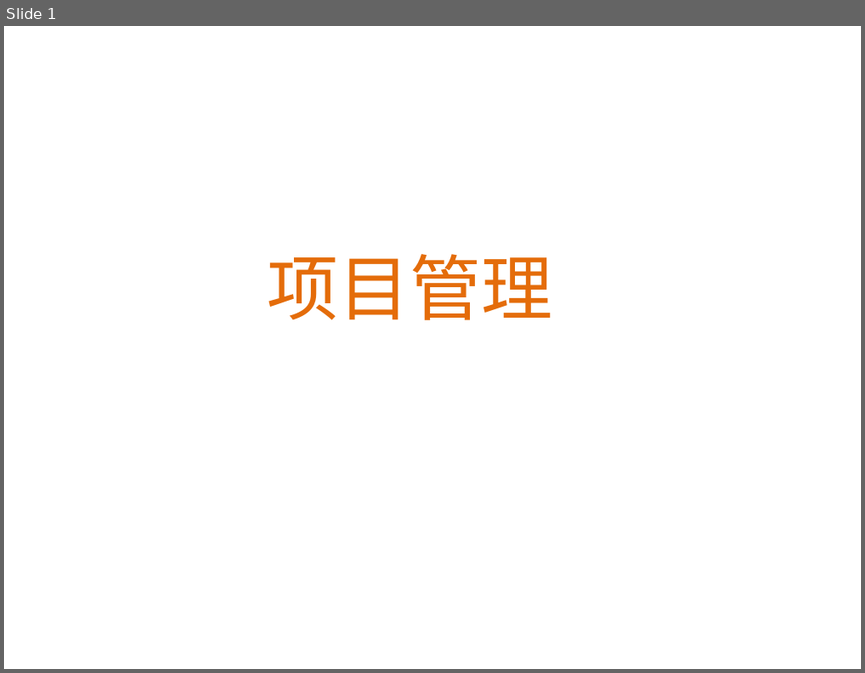
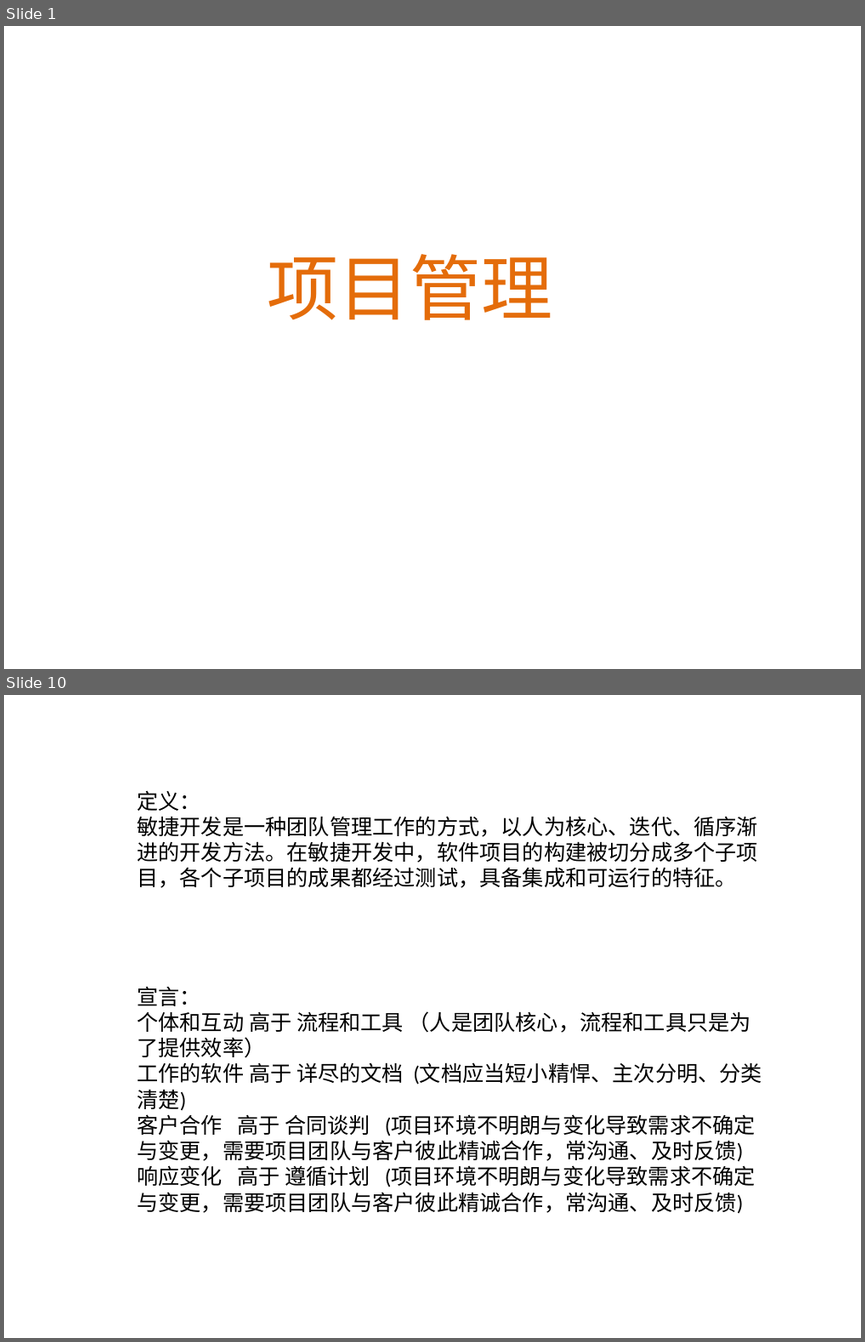
Before and after one commit to itwyhuaing/ProjectM, a slide deck: HaiNaBian_PM知识分享/201812/PM.pptx. Shown one above the other, each under a label of ours: slide 1 before the commit, slides 1 and 10 after it; the slides between them are not shown. The pictures are 865x673 and 865x1342 pixels, drawn with LibreOffice and Linux fonts; fonts in the diff are those of the drawing; background and template pictures are left out. Boxes give left, top, right and bottom in pixels: in the first picture for what was removed or moved away, otherwise in the second. Text is boxed around its words. In the diff, an @@ line names an element or a change of style, - is before the commit and + after.

```diff
--- a/HaiNaBian_PM知识分享/201812/PM.pptx
+++ b/HaiNaBian_PM知识分享/201812/PM.pptx
@@ slide 10 added at [4, 695, 861, 1338], background picture (left out) @@
@@ text added at [137, 790, 758, 888], 18 pt, text #000000 @@
+定义：
+敏捷开发是一种团队管理工作的方式，以人为核心、迭代、循序渐进的开发方法。在敏捷开发中，软件项目的构建被切分成多个子项目，各个子项目的成果都经过测试，具备集成和可运行的特征。
@@ text added at [137, 987, 762, 1213], 18 pt, text #000000 @@
+宣言：
+个体和互动 高于 流程和工具 （人是团队核心，流程和工具只是为了提供效率）
+工作的软件 高于 详尽的文档 (文档应当短小精悍、主次分明、分类清楚)
+客户合作 高于 合同谈判 (项目环境不明朗与变化导致需求不确定与变更，需要项目团队与客户彼此精诚合作，常沟通、及时反馈)
+响应变化 高于 遵循计划 (项目环境不明朗与变化导致需求不确定与变更，需要项目团队与客户彼此精诚合作，常沟通、及时反馈)
```
Also in this commit, not shown: 3 slides changed, 7 other slides added, 2 slides removed, 1 other file.
